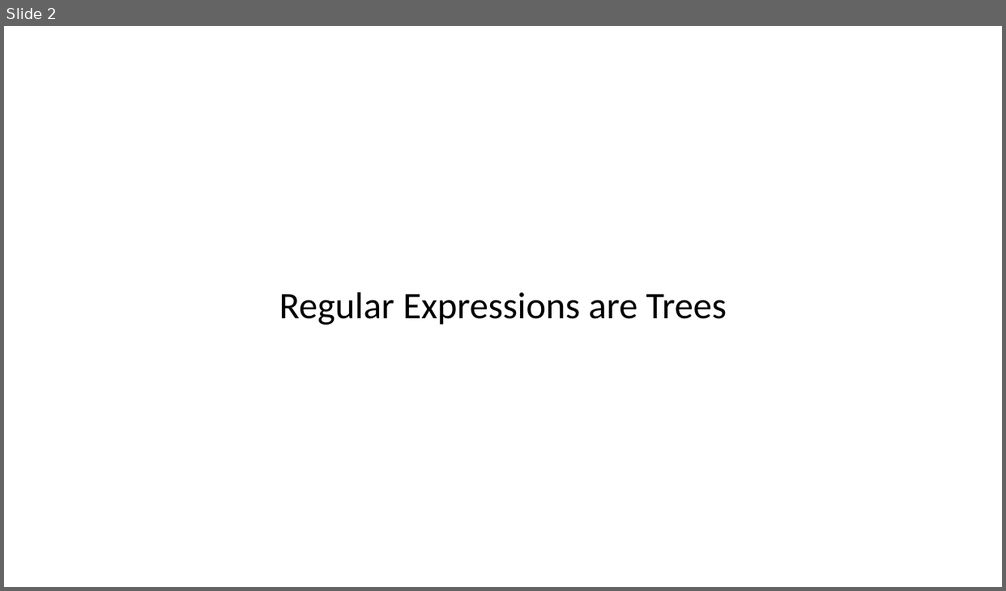
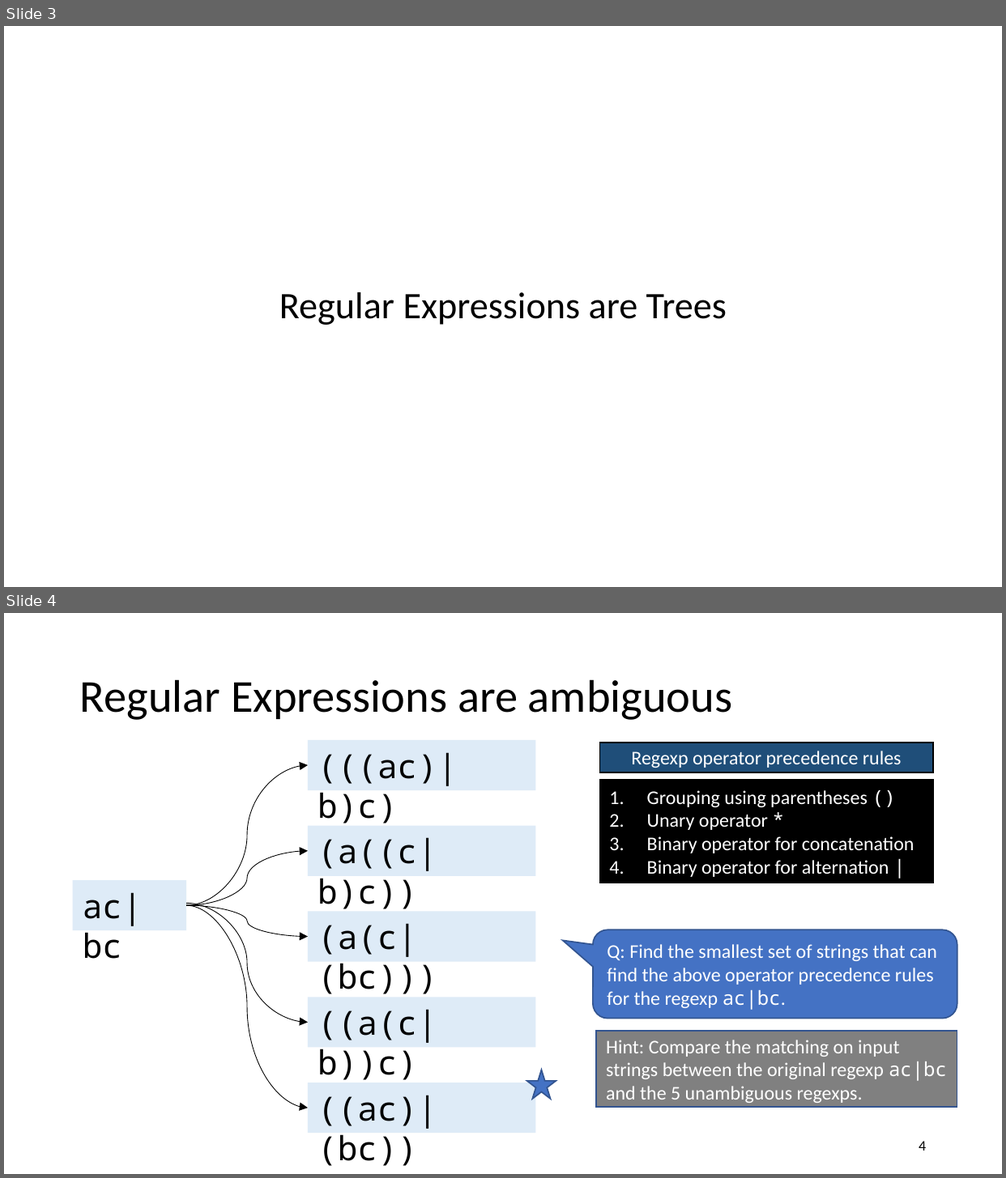
Before and after one commit to anoopsarkar/compilers-class, a slide deck: assets/ppt/lex/lex3-regexps-are-trees.pptx. Shown one above the other, each under a label of ours: slide 2 before the commit, slides 3 and 4 after it. The pictures are 1006x591 and 1006x1178 pixels, drawn with LibreOffice and Linux fonts; fonts in the diff are those of the drawing. Boxes give left, top, right and bottom in pixels: in the first picture for what was removed or moved away, otherwise in the second. Text is boxed around its words. In the diff, an @@ line names an element or a change of style, - is before the commit and + after.

```diff
--- a/assets/ppt/lex/lex3-regexps-are-trees.pptx
+++ b/assets/ppt/lex/lex3-regexps-are-trees.pptx
@@ slide 4 added at bbox=[4, 613, 1002, 1174], background #FFFFFF @@
@@ title added at bbox=[80, 679, 732, 720], 33 pt, text #000000 @@
+Regular Expressions are ambiguous
@@ rectangle added at bbox=[308, 739, 535, 790], fill #DEEBF7, 24 pt, text #000000 @@
+(((ac)|b)c)
@@ rectangle added at bbox=[600, 743, 933, 773], fill #1F4E79, outline #000000 1 pt, 14 pt, text #FFFFFF @@
+Regexp operator precedence rules
@@ curved arrow added from (186, 905) to (308, 765), #000000 0.5 pt @@
@@ rectangle added at bbox=[600, 780, 933, 883], fill #000000, outline #000000 1 pt, 14 pt, text #FFFFFF @@
+1. Grouping using parentheses ()
+2. Unary operator *
+3. Binary operator for concatenation
+4. Binary operator for alternation |
@@ rectangle added at bbox=[308, 825, 535, 875], fill #DEEBF7, 24 pt, text #000000 @@
+(a((c|b)c))
@@ curved arrow added from (186, 905) to (308, 851), #000000 0.5 pt @@
@@ rectangle added at bbox=[73, 880, 186, 931], fill #DEEBF7, 24 pt, text #000000 @@
+ac|bc
@@ curved arrow added from (186, 904) to (308, 1022), #000000 0.5 pt @@
@@ curved arrow added from (186, 905) to (308, 936), #000000 0.5 pt @@
@@ curved arrow added from (186, 905) to (308, 1108), #000000 0.5 pt @@
@@ rectangle added at bbox=[308, 911, 535, 961], fill #DEEBF7, 24 pt, text #000000 @@
+(a(c|(bc)))
@@ rounded speech box added at bbox=[593, 931, 957, 1019], fill #4472C4, outline #325491 1 pt, 14 pt, text #FFFFFF @@
+Q: Find the smallest set of strings that can find the above operator precedence rules for the regexp ac|bc.
@@ rectangle added at bbox=[308, 997, 535, 1047], fill #DEEBF7, 24 pt, text #000000 @@
+((a(c|b))c)
@@ rectangle added at bbox=[596, 1031, 957, 1108], fill #808080, outline #325491 1 pt, 14 pt, text #FFFFFF @@
+Hint: Compare the matching on input strings between the original regexp ac|bc and the 5 unambiguous regexps.
@@ star added at bbox=[527, 1070, 556, 1099], fill #4472C4, outline #325491 1 pt @@
@@ rectangle added at bbox=[308, 1083, 535, 1133], fill #DEEBF7, 24 pt, text #000000 @@
+((ac)|(bc))
@@ page number added at bbox=[918, 1141, 926, 1151], 10.5 pt, text #000000 @@
+4
@@ what was slide 2 is now slide 3 @@
```
Also in this commit, not shown: 2 slides changed, 3 other slides added, 2 slides removed.
